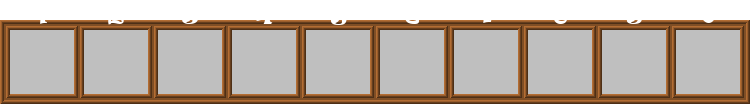
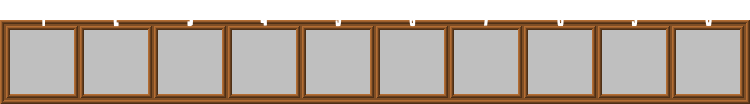
Layer changes from the first 750 x 104 image to the second:
painted on "3" over 182, 20, 198, 27
painted on "2" over 108, 20, 124, 27
painted on "0" over 703, 20, 714, 26
painted on "9" over 626, 20, 642, 27
painted on "8" over 554, 20, 567, 26
painted on "7" over 483, 20, 492, 26
painted on "6" over 405, 20, 419, 27
painted on "5" over 330, 20, 347, 27
painted on "4" over 255, 20, 273, 26
painted on "1" over 40, 20, 47, 26
